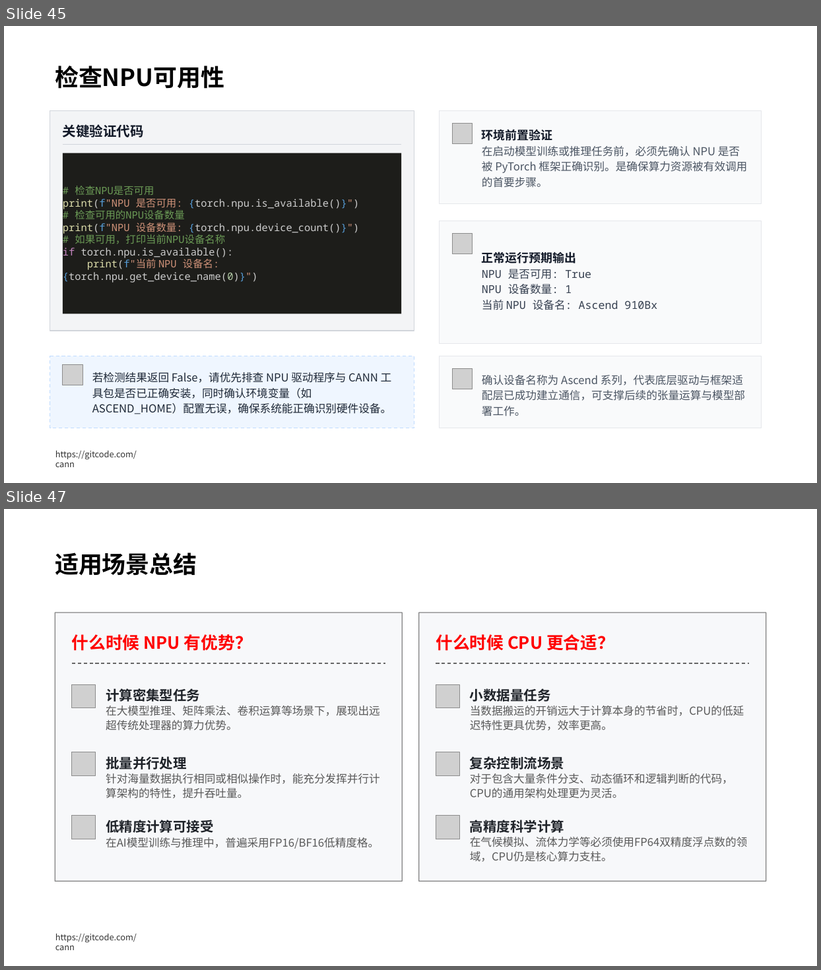
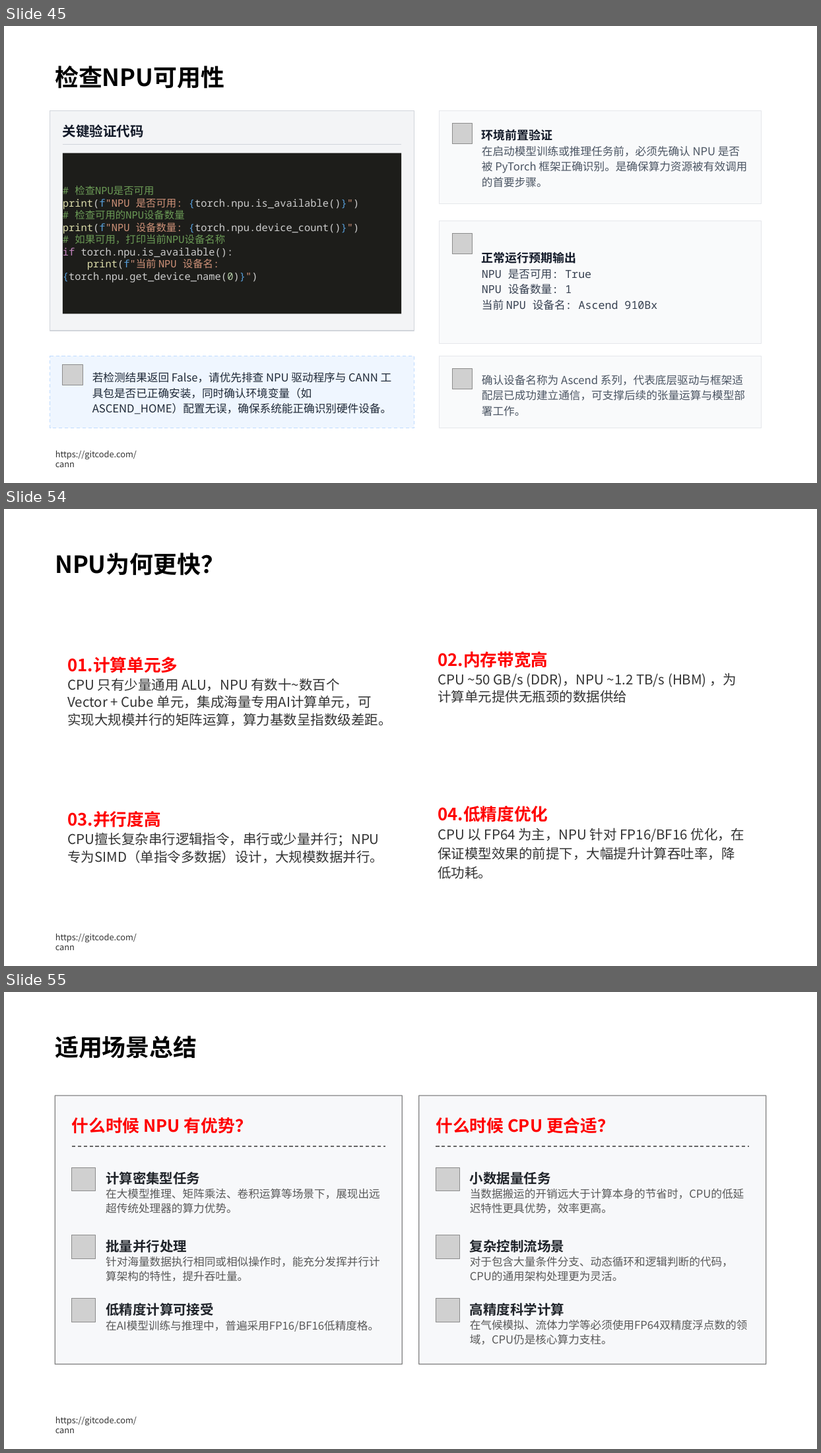
Before and after one commit to hicann/cann-learning-hub, a slide deck: quick_start/cann_basics/slides/artificial_intelligence_basics.pptx. Shown one above the other, each under a label of ours: slides 45 and 47 before the commit, slides 45, 54 and 55 after it; the slides between them are not shown. The pictures are 821x970 and 821x1453 pixels, drawn with LibreOffice and Linux fonts; fonts in the diff are those of the drawing; grey boxes stand for pictures; background and template pictures are left out. Boxes give left, top, right and bottom in pixels: in the first picture for what was removed or moved away, otherwise in the second. Text is boxed around its words. In the diff, an @@ line names an element or a change of style, - is before the commit and + after.

```diff
--- a/quick_start/cann_basics/slides/artificial_intelligence_basics.pptx
+++ b/quick_start/cann_basics/slides/artificial_intelligence_basics.pptx
@@ slide 54 added at [4, 509, 817, 966], background #FFFFFF; not listed: 1 template element that a slide beside it also shows @@
@@ text added at [55, 553, 224, 576], 28 pt, text #000000, bold @@
+NPU为何更快？
@@ rounded rectangle added at [55, 647, 279, 727], fill #FFFFFF at 70% opacity @@
@@ rounded rectangle added at [425, 647, 649, 737], fill #FFFFFF at 70% opacity @@
@@ text added at [67, 657, 391, 726], 16 pt, text #333333 @@
+01.计算单元多
+CPU 只有少量通用 ALU，NPU 有数十~数百个 Vector + Cube 单元，集成海量专用AI计算单元，可实现大规模并行的矩阵运算，算力基数呈指数级差距。
@@ text added at [438, 652, 737, 703], 16 pt, text #333333 @@
+02.内存带宽高
+CPU ~50 GB/s (DDR)，NPU ~1.2 TB/s (HBM) ，为计算单元提供无瓶颈的数据供给
@@ rounded rectangle added at [55, 797, 279, 877], fill #FFFFFF at 70% opacity @@
@@ rounded rectangle added at [425, 797, 649, 877], fill #FFFFFF at 70% opacity @@
@@ text added at [67, 811, 384, 863], 16 pt, text #333333 @@
+03.并行度高
+CPU擅长复杂串行逻辑指令，串行或少量并行；NPU专为SIMD（单指令多数据）设计，大规模数据并行。
@@ text added at [438, 806, 745, 879], 16 pt, text #333333 @@
+04.低精度优化
+CPU 以 FP64 为主，NPU 针对 FP16/BF16 优化，在保证模型效果的前提下，大幅提升计算吞吐率，降低功耗。
@@ what was slide 47 is now slide 55 @@
```
Also in this commit, not shown: 8 slides changed, 9 other slides added, 1 slide removed, 1 other file.
